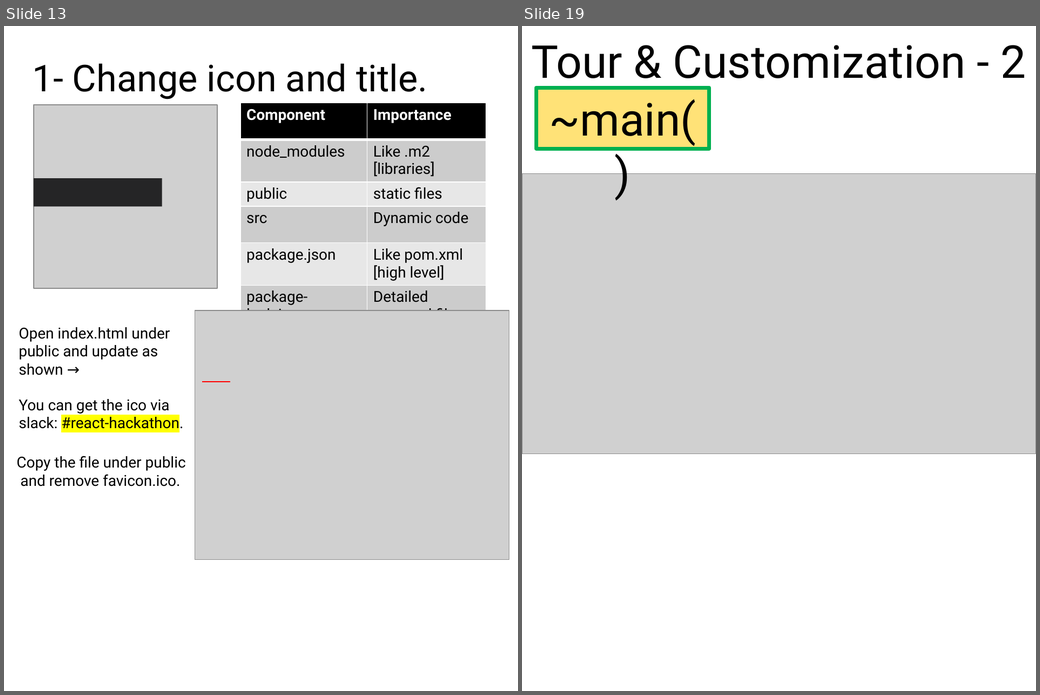
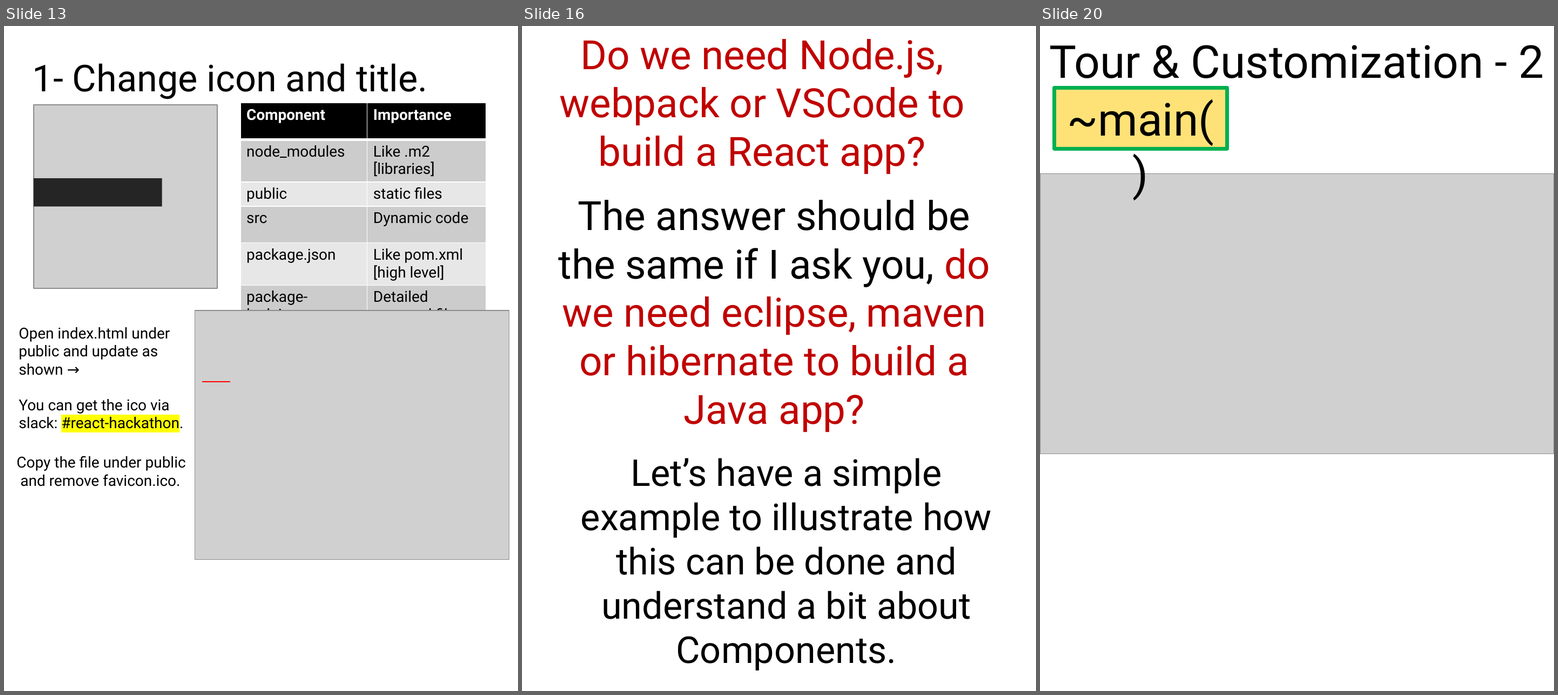
Before and after one commit to scorpion0511/mytracker, a slide deck: doc/React.pptx. Shown side by side, each under a label of ours: slides 13 and 19 before the commit, slides 13, 16 and 20 after it; the slides between them are not shown. The pictures are 1040x695 and 1558x695 pixels, drawn with LibreOffice and Linux fonts; fonts in the diff are those of the drawing; grey boxes stand for pictures. Boxes give left, top, right and bottom in pixels: in the first picture for what was removed or moved away, otherwise in the second. Text is boxed around its words. In the diff, an @@ line names an element or a change of style, - is before the commit and + after.

Commit message:
react presentation update

```diff
--- a/doc/React.pptx
+++ b/doc/React.pptx
@@ slide 16 added at bbox=[522, 26, 1036, 691], background #FFFFFF @@
@@ text added at bbox=[559, 39, 965, 174], 48 pt, text #C00000 @@
+Do we need Node.js, webpack or VSCode to build a React app?
@@ text added at bbox=[559, 200, 991, 432], 48 pt, text #C00000 @@
+The answer should be the same if I ask you, do we need eclipse, maven or hibernate to build a Java app?
@@ text added at bbox=[581, 458, 992, 671], 44 pt, text #000000 @@
+Let’s have a simple example to illustrate how this can be done and understand a bit about Components.
@@ what was slide 19 is now slide 20 @@
```
Also in this commit, not shown: 3 slides changed, 3 other slides added, 4 slides removed, 16 other files.
